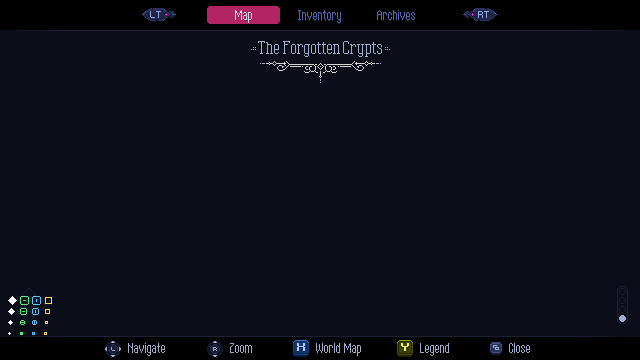
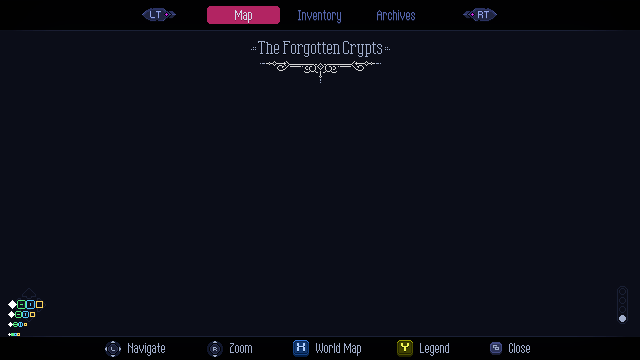
Comparing the layer stacks of the two 640 x 360 images. Changes:
removed layer "marker_door_2" over (45, 309, 50, 314)
removed layer "marker_door_1" over (45, 297, 52, 304)
removed layer "marker_portal_3" over (32, 320, 37, 325)
removed layer "marker_portal_2" over (32, 308, 39, 315)
renamed "marker_player_4" to "markers_4", moved it above "markers_3", painted on it over (8, 332, 20, 336)
removed layer "marker_player_3" over (8, 320, 13, 325)
removed layer "marker_player_2" over (8, 308, 15, 315)
removed layer "marker_player_1" over (8, 296, 17, 305)
renamed "marker_checkpoint_3" to "markers_3", painted on it over (8, 320, 27, 327)
renamed "marker_checkpoint_2" to "markers_2", painted on it over (8, 308, 35, 318)
removed layer "marker_checkpoint_1" over (20, 296, 29, 305)
renamed "marker_portal_1" to "markers_1", moved it above "previous_menu_1", painted on it over (8, 296, 43, 309)